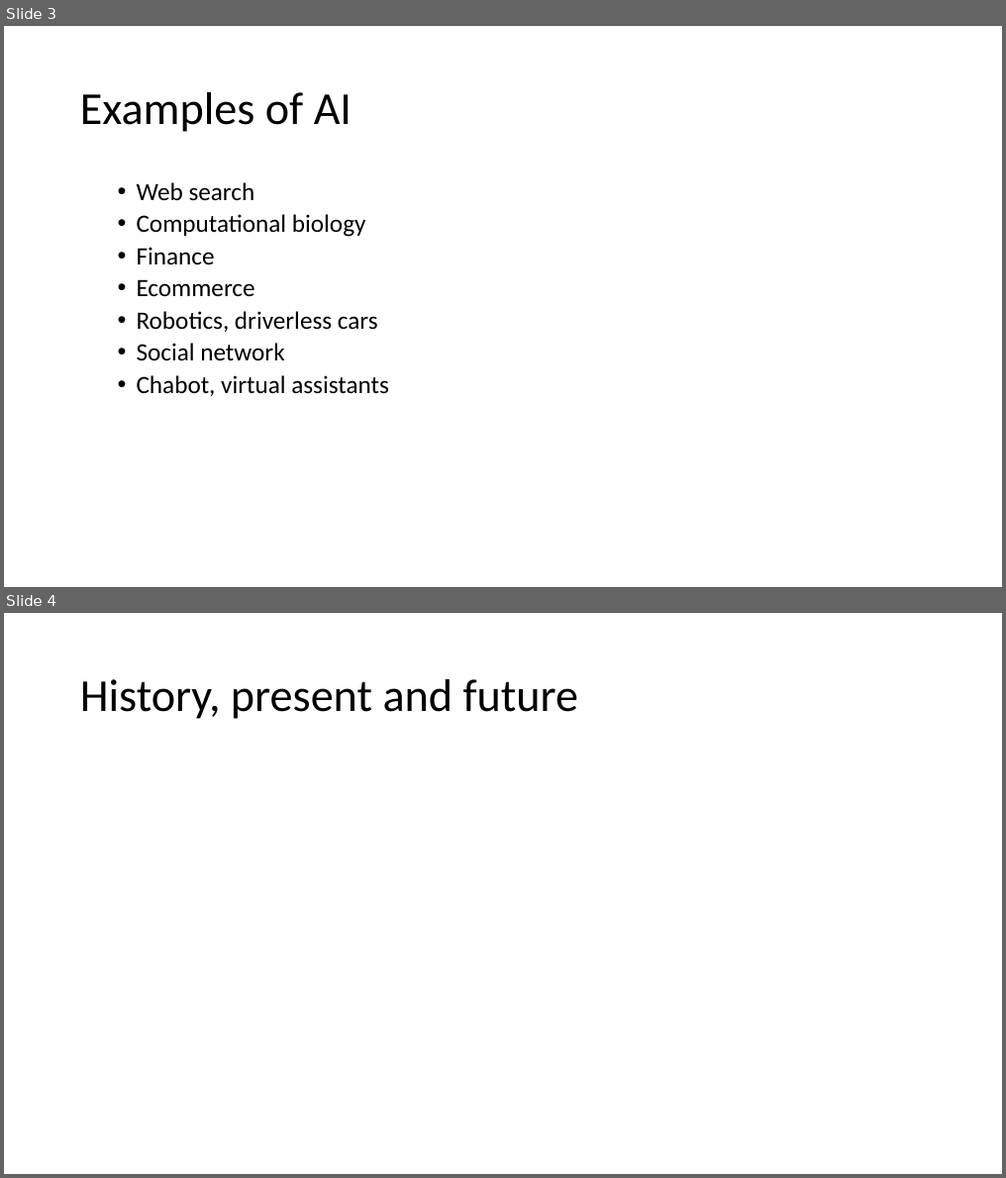
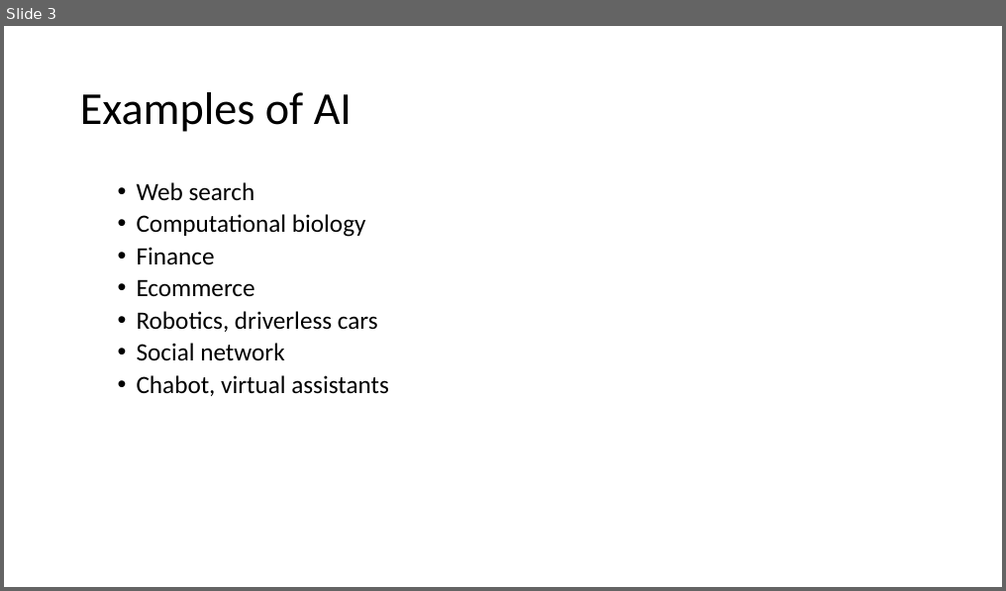
Before and after one commit to Racerxali/Billoo, a slide deck: AI.pptx. Shown one above the other, each under a label of ours: slides 3 and 4 before the commit, slide 3 after it. The pictures are 1006x1178 and 1006x591 pixels, drawn with LibreOffice and Linux fonts; fonts in the diff are those of the drawing. Boxes give left, top, right and bottom in pixels: in the first picture for what was removed or moved away, otherwise in the second. Text is boxed around its words. In the diff, an @@ line names an element or a change of style, - is before the commit and + after.

```diff
--- a/AI.pptx
+++ b/AI.pptx
@@ slide 4 removed at [4,613,1002,1174], background #FFFFFF @@
@@ title removed at [80,679,579,719] @@
-History, present and future
```
Also in this commit, not shown: 7 slides changed, 1 slide added, 4 other slides removed.
